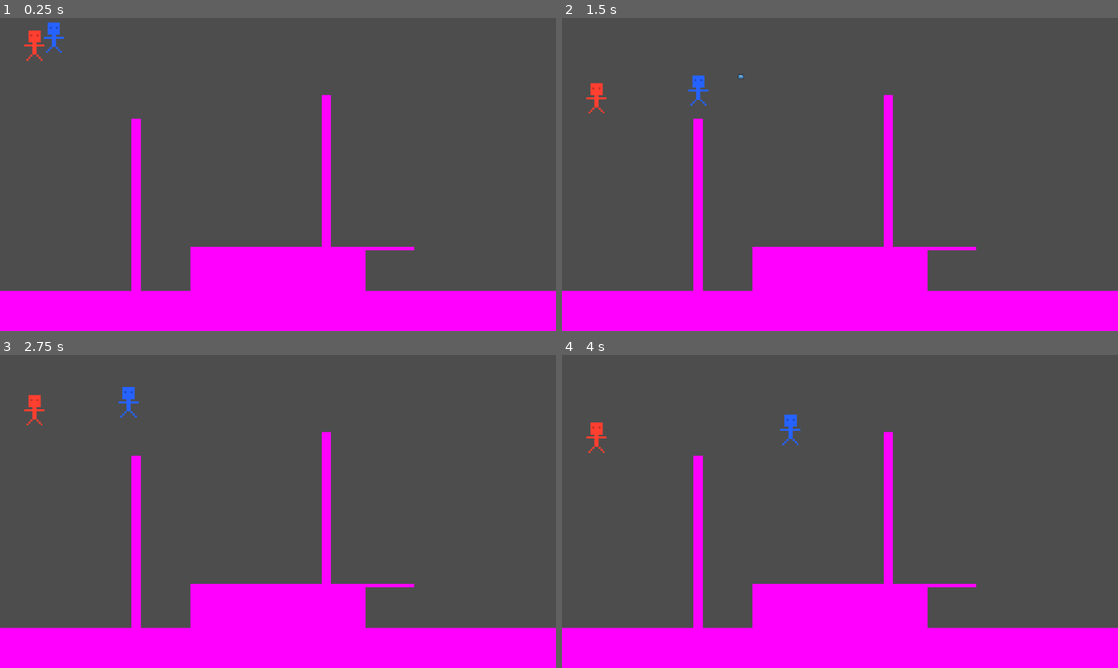
Above: before the commit, frames 1-4 (two rows, left to right).
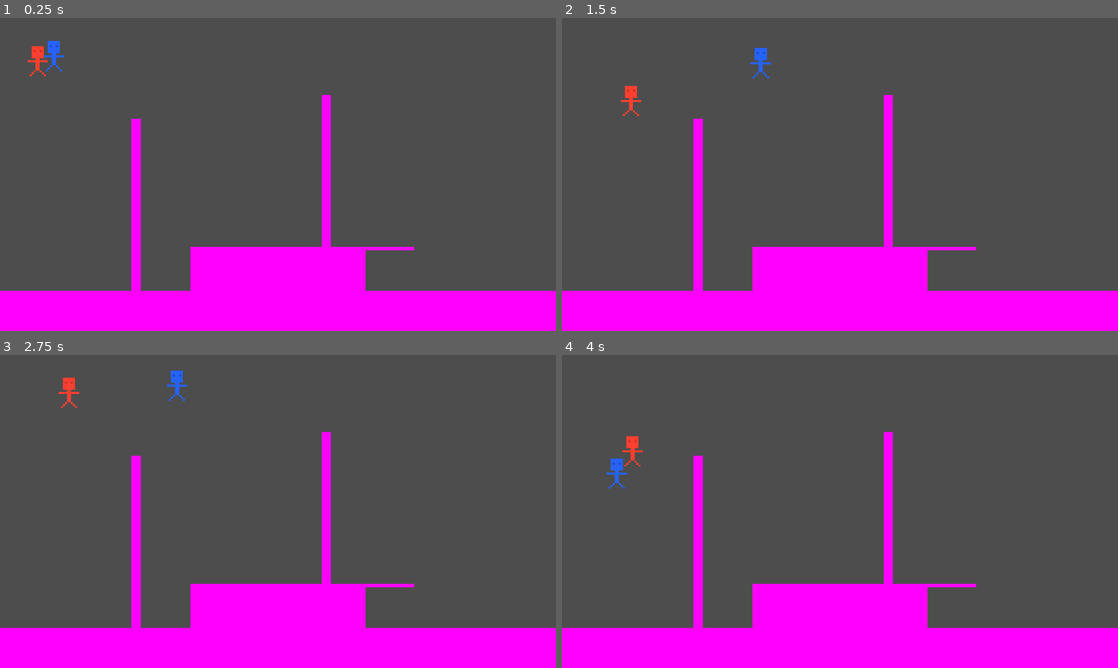
Above: after the commit, the same moments.

Repository: Fezezen/GGJ2024
Game: Godot game, scene res://Levels/TestScene.tscn
Two runs of this game, one before a commit and one after it. Both use one fixed random seed, a clock stepped at 60 frames per second and the inputs below. The engine's default icon, where the game draws it, is replaced by a stand-in: a white triangle on a blue panel in a dark square.
Inputs:
- Up to frame 1 (0.25 s): no input
- Up to frame 2 (1.5 s): hold D (p1_move_right) from 0.53 s (still down); tap S (p1_shoot) at 0.6, 1.35 s; tap W (p1_jump) at 0.77 s
- Up to frame 3 (2.75 s): tap W (p1_jump) at 1.52 s; release D (p1_move_right) at 2.03 s; hold A (p1_move_left) from 2.03 s (still down); tap S (p1_shoot) at 2.1 s
- Up to frame 4 (4 s): release A (p1_move_left) at 2.78 s; hold D (p1_move_right) from 2.78 s (still down); tap S (p1_shoot) at 2.85, 3.6 s; tap W (p1_jump) at 3.02, 3.77 s

The runs differ from the first frame. In frame 1, 0.5% of the frame differs, in the area x 4-12%, y 1-19%; in frame 2, 0.7%, in the area x 4-38%, y 9-32%; in frame 3, 0.7%; in frame 4, 0.6%.

Commit message:
Made the player less floaty and faster

Diff:
--- a/Prefabs/PlayerBase.tscn
+++ b/Prefabs/PlayerBase.tscn
@@ -1,8 +1,8 @@
 [gd_scene load_steps=7 format=3 uid="uid://bjk3gltcqg6gj"]
 
 [ext_resource type="Script" path="res://Scripts/Player.gd" id="1_2fn33"]
-[ext_resource type="PackedScene" uid="uid://bdb8umtfjiijj" path="res://Prefabs/Projectiles/Bullet.tscn" id="2_8gvi0"]
 [ext_resource type="Texture2D" uid="uid://bo1yxrrbhwoa5" path="res://Sprites/PlayerHead.png" id="2_hao02"]
+[ext_resource type="PackedScene" uid="uid://bni2o8b8wp330" path="res://Prefabs/Projectiles/Apple.tscn" id="2_p0h1t"]
 [ext_resource type="Texture2D" uid="uid://dcc56i5fes60s" path="res://Sprites/PlayerBody.png" id="3_1o1re"]
 [ext_resource type="Texture2D" uid="uid://dnabve7u0p7d3" path="res://Sprites/PlayerArm.png" id="4_roy3d"]
 [ext_resource type="Texture2D" uid="uid://e5twtnq8ypge" path="res://Sprites/PlayerLeg.png" id="5_byyaa"]
@@ -10,7 +10,8 @@
 [node name="Player" type="CharacterBody2D"]
 scale = Vector2(7, 7)
 script = ExtResource("1_2fn33")
-Bullet = ExtResource("2_8gvi0")
+JUMP_VELOCITY = -1100.0
+Bullet = ExtResource("2_p0h1t")
 
 [node name="Bullet_Left" type="Marker2D" parent="."]
 position = Vector2(-5, 0)
--- a/Scripts/Player.gd
+++ b/Scripts/Player.gd
@@ -1,7 +1,7 @@
 extends CharacterBody2D
 
-const SPEED = 300.0
-const JUMP_VELOCITY = -480.0
+@export var SPEED = 500.0
+@export var JUMP_VELOCITY = -480.0
 
 # Get the gravity from the project settings to be synced with RigidBody nodes.
 var gravity = ProjectSettings.get_setting("physics/2d/default_gravity")
--- a/project.godot
+++ b/project.godot
@@ -65,6 +65,10 @@
 ]
 }
 
+[physics]
+
+2d/default_gravity=3000.0
+
 [rendering]
 
 textures/canvas_textures/default_texture_filter=0
